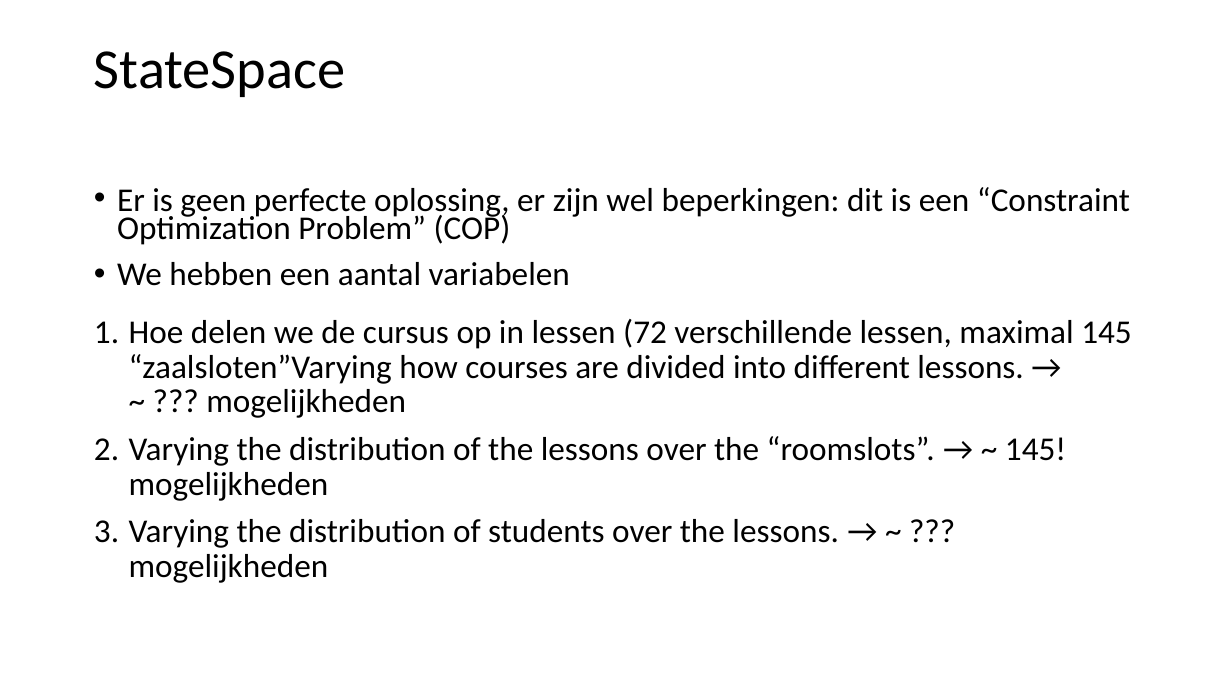
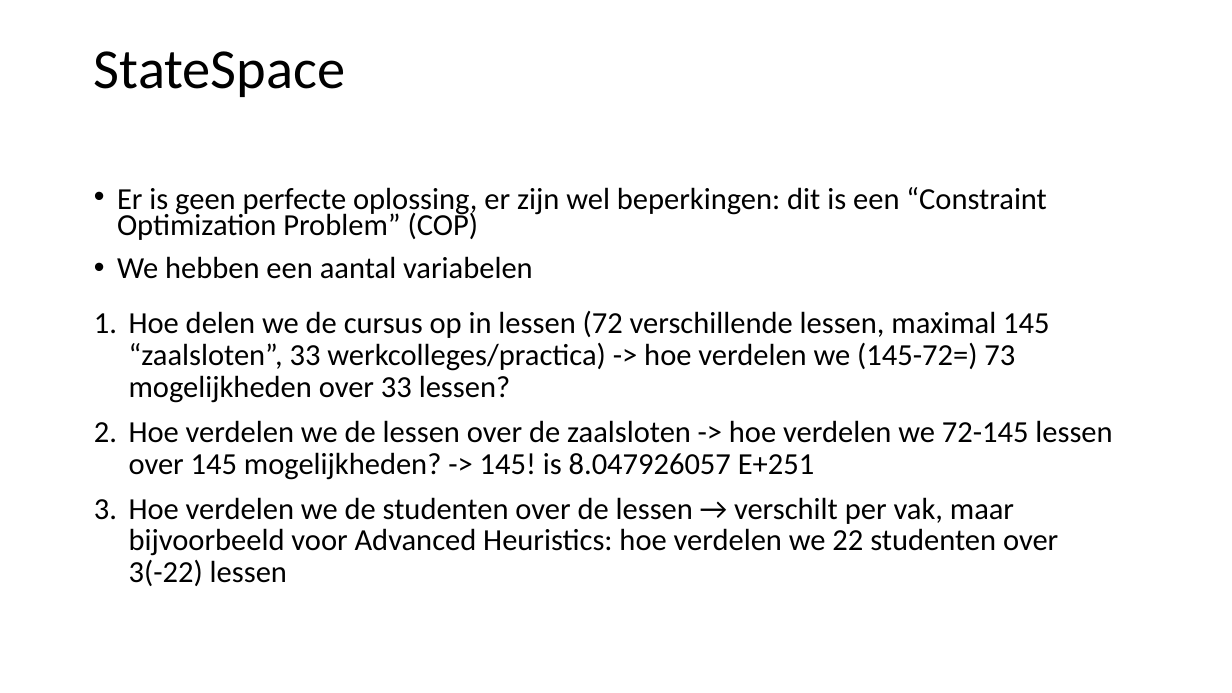
Before and after one commit to NinaAlblasMinorAI/RoosterRulers, a slide deck: slide 3 of Presentatie.pptx. Drawn at 1232x693 pixels with LibreOffice and Linux fonts; fonts in the diff are those of the drawing. Boxes give left, top, right and bottom in pixels: in the first picture for what was removed or moved away, otherwise in the second. Text is boxed around its words. In the diff, an @@ line names an element or a change of style, - is before the commit and + after.

```diff
--- a/Presentatie.pptx
+++ b/Presentatie.pptx
@@ text at bbox=[117, 187, 1046, 279]: size 25.9 to 23.8 pt in "Er is geen perfecte oplossing, er zijn ...", "We hebben een aantal variabelen" @@
@@ text at bbox=[129, 311, 1112, 586]: text changed; size 25.9 to 23.8 pt @@
-1. Hoe delen we de cursus op in lessen (72 verschillende lessen, maximal 145 “zaalsloten”Varying how courses are divided into different lessons. → ~ ??? mogelijkheden
-2. Varying the distribution of the lessons over the “roomslots”. → ~ 145! mogelijkheden
-3. Varying the distribution of students over the lessons. → ~ ??? mogelijkheden
+1. Hoe delen we de cursus op in lessen (72 verschillende lessen, maximal 145 “zaalsloten”, 33 werkcolleges/practica) -> hoe verdelen we (145-72=) 73 mogelijkheden over 33 lessen?
+2. Hoe verdelen we de lessen over de zaalsloten -> hoe verdelen we 72-145 lessen over 145 mogelijkheden? -> 145! is 8.047926057 E+251
+3. Hoe verdelen we de studenten over de lessen → verschilt per vak, maar bijvoorbeeld voor Advanced Heuristics: hoe verdelen we 22 studenten over 3(-22) lessen
```
Also in this commit, not shown: 1 other slide changed, 1 slide added, 2 slides removed.
